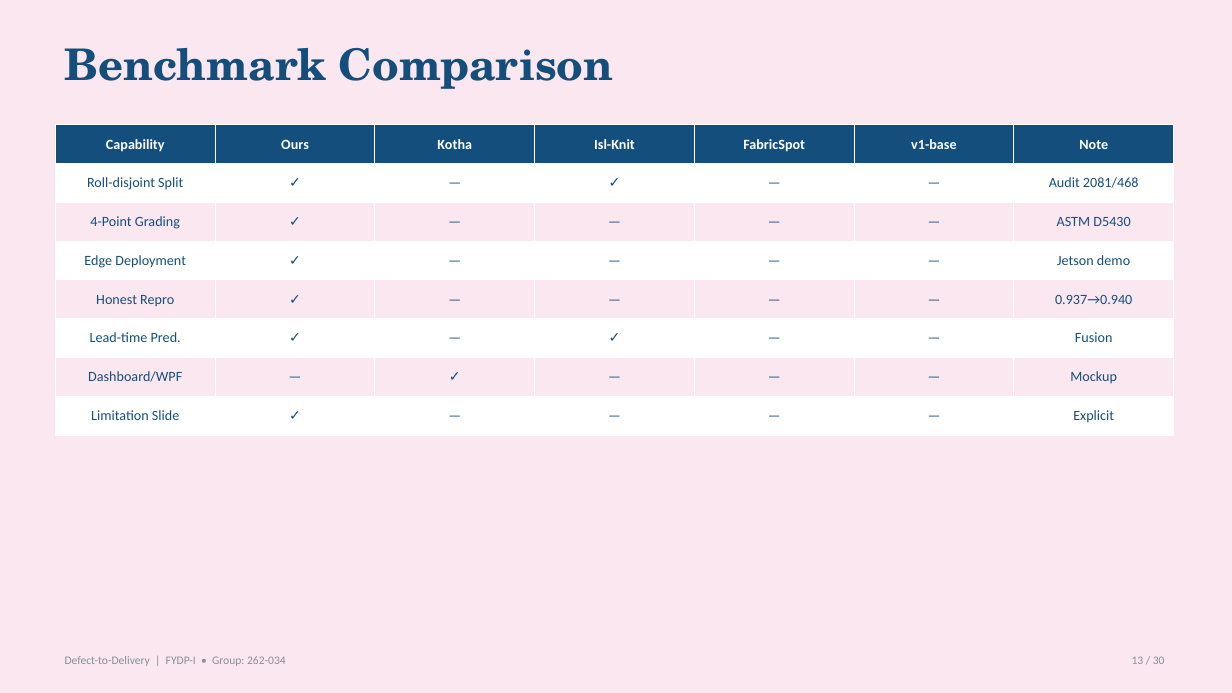
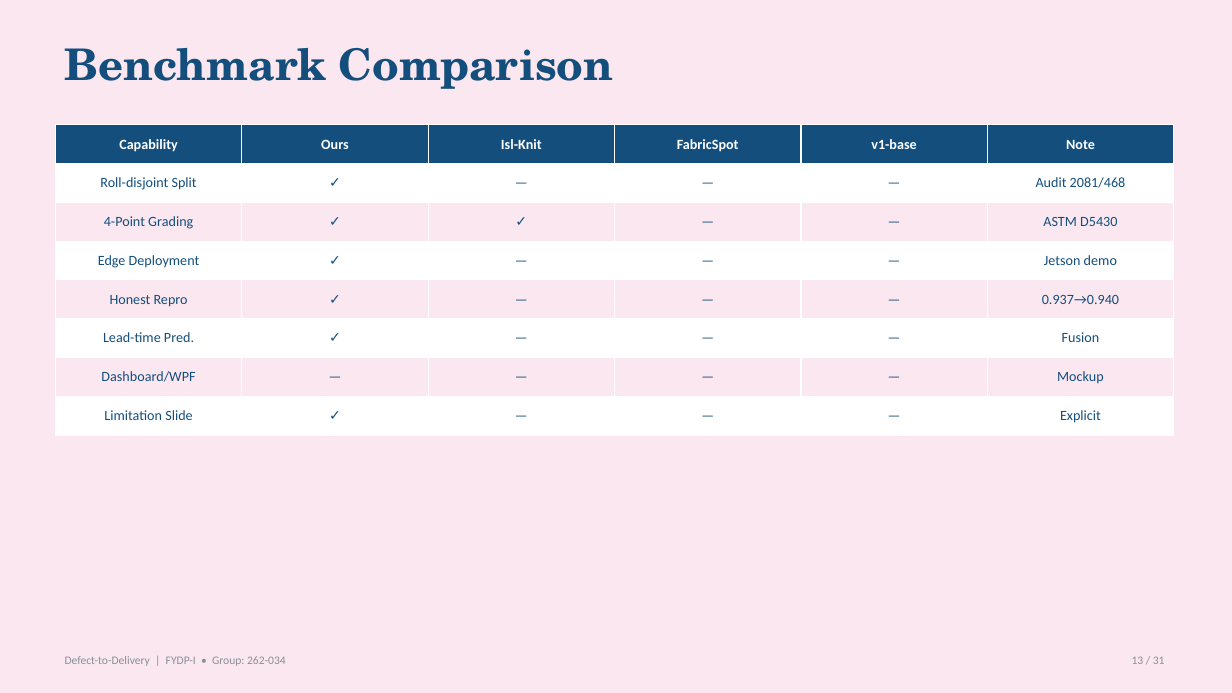
Before and after one commit to labib-ux/FYDP, a slide deck: slide 13 of slides/FYDP-I_Defect-to-Delivery.pptx. Drawn at 1232x693 pixels with LibreOffice and Linux fonts; fonts in the diff are those of the drawing. Boxes give left, top, right and bottom in pixels: in the first picture for what was removed or moved away, otherwise in the second. Text is boxed around its words. In the diff, an @@ line names an element or a change of style, - is before the commit and + after.

Commit message:
Align deck to report: Table 5.1 budget, Table 3.7 plan, report fig refs, CEP slide, benchmark fixes (31 slides)

```diff
--- a/slides/FYDP-I_Defect-to-Delivery.pptx
+++ b/slides/FYDP-I_Defect-to-Delivery.pptx
@@ table at (x1=55, y1=125, x2=1176, y2=435) @@
-column 3: Kotha | — | — | — | — | — | ✓ | —
-column 4: Isl-Knit | ✓ | — | — | — | ✓ | — | —
+column 3: Isl-Knit | — | ✓ | — | — | — | — | —
@@ text at (x1=1132, y1=656, x2=1165, y2=664): text changed @@
-13 / 30
+13 / 31
```
Also in this commit, not shown: 29 other slides changed, 1 slide added.
